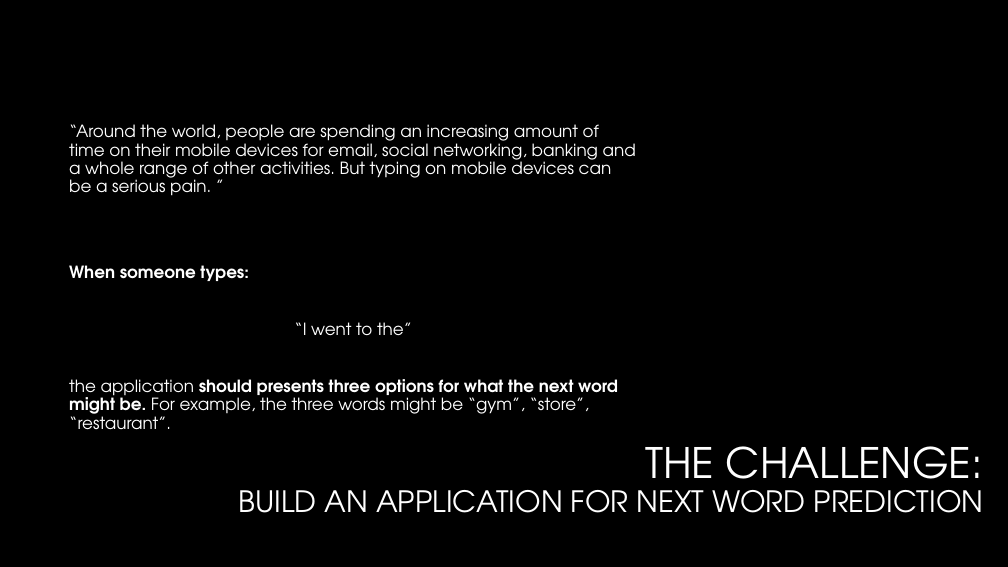
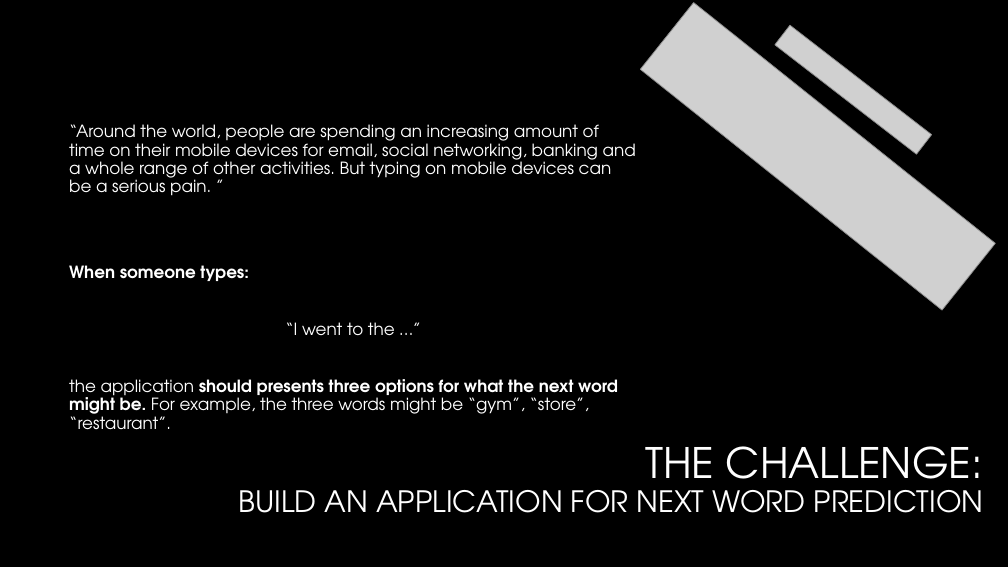
Before and after one commit to pparacch/CapstoneProjectDataScienceSpecialization, a slide deck: slide 3 of notes/meetUp_case_textPrediction.pptx. Drawn at 1008x567 pixels with LibreOffice and Linux fonts; fonts in the diff are those of the drawing; grey boxes stand for pictures; background and template pictures are left out. Boxes give left, top, right and bottom in pixels: in the first picture for what was removed or moved away, otherwise in the second. Text is boxed around its words. In the diff, an @@ line names an element or a change of style, - is before the commit and + after.

```diff
--- a/notes/meetUp_case_textPrediction.pptx
+++ b/notes/meetUp_case_textPrediction.pptx
@@ picture added at [640, 2, 995, 310] @@
@@ picture added at [775, 25, 932, 154] @@
@@ text at [285, 322, 395, 336]: text changed @@
-“I went to the”
+“I went to the …”
```
Also in this commit, not shown: 4 other slides changed, 1 slide added, 1 slide removed.
